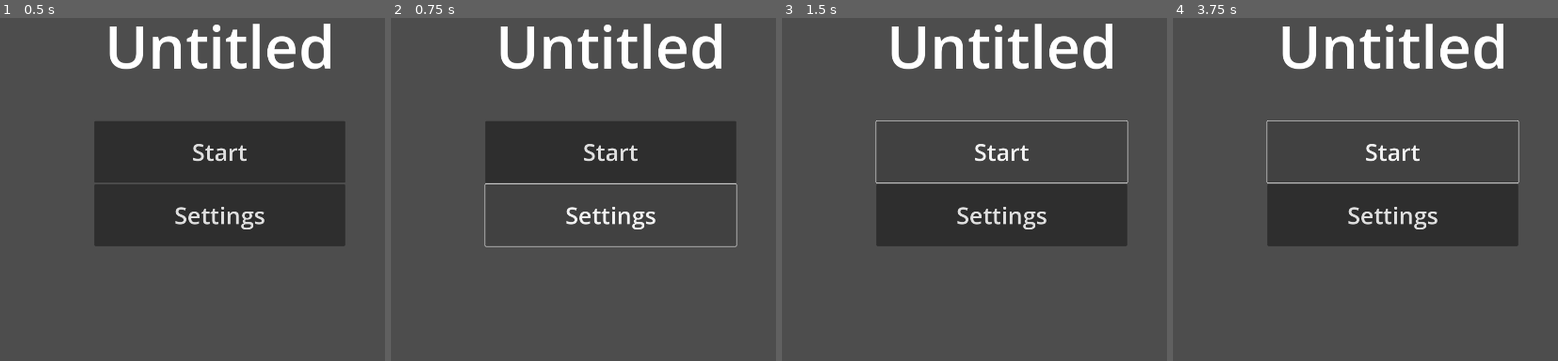
Above: before the commit, frames 1-4 (left to right).
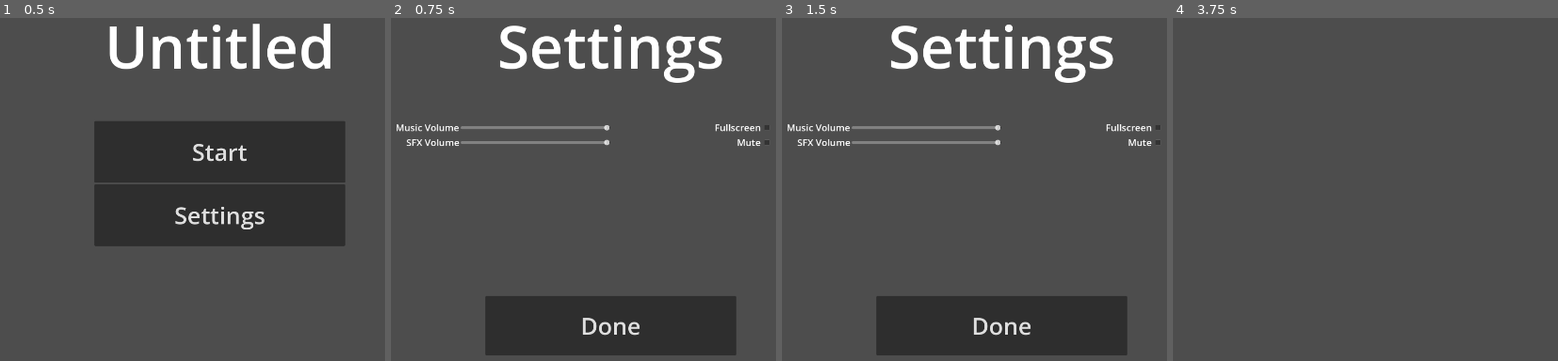
Above: after the commit, the same moments.

Repository: jcheatum/LD56
Game: Godot game, scene res://assets/main/main.tscn
The game is run twice, just before and just after one commit, with the same random seed, the same clock (stepped at 60 frames per second) and the same inputs. Before the commit the project has no main scene; this scene is started directly in both runs.
Inputs (mouse positions are in pixels of both pictures, inside the frame that each line leads up to):
- Up to frame 1 (0.5 s): no input
- Up to frame 2 (0.75 s): click "Settings" at 0.5 s
- Up to frame 3 (1.5 s): click (1001, 151) at 1.25 s, where only the run before the commit has a clickable "Start"
- Up to frame 4 (3.75 s): click (1392, 151) at 2 s, where only the run before the commit has a clickable "Start"; click (1392, 326) at 2.75 s, where only the run after the commit has a clickable "Done"; click "Start" at 3.5 s

Frame 1 is identical in both runs. In frame 2, 28% of the frame differs, in the area x 1-99%, y 1-99%; in frame 3, 29%; in frame 4, 15%.

Commit message:
Wire up settings UI

Diff:
--- /dev/null
+++ b/assets/main/main.gd
@@ -0,0 +1,16 @@
+extends Node2D
+
+
+func _on_main_menu_game_start():
+	$MainMenu.hide()
+	$Game.show()
+
+
+func _on_main_menu_open_settings():
+	$MainMenu.hide()
+	$SettingsMenu.show()
+
+
+func _on_settings_menu_done():
+	$SettingsMenu.hide()
+	$MainMenu.show()
--- a/assets/main/main.tscn
+++ b/assets/main/main.tscn
@@ -1,11 +1,13 @@
-[gd_scene load_steps=5 format=3 uid="uid://btxni68ipnmdx"]
+[gd_scene load_steps=6 format=3 uid="uid://btxni68ipnmdx"]
 
+[ext_resource type="Script" path="res://assets/main/main.gd" id="1_awvlw"]
 [ext_resource type="PackedScene" uid="uid://qpedvr1uwrji" path="res://assets/main_menu/main_menu.tscn" id="1_hi0c4"]
 [ext_resource type="PackedScene" uid="uid://caoqyrbswv48j" path="res://assets/settings_menu/settings_menu.tscn" id="2_rs4ww"]
 [ext_resource type="PackedScene" uid="uid://vxct5up0qat6" path="res://assets/game/game.tscn" id="2_vav7n"]
 [ext_resource type="PackedScene" uid="uid://5strikbrm5oi" path="res://assets/credits/credits.tscn" id="3_puohy"]
 
 [node name="Main" type="Node2D"]
+script = ExtResource("1_awvlw")
 
 [node name="MainMenu" parent="." instance=ExtResource("1_hi0c4")]
 metadata/_edit_lock_ = true
@@ -14,7 +16,13 @@
 visible = false
 
 [node name="Game" parent="." instance=ExtResource("2_vav7n")]
+visible = false
 metadata/_edit_lock_ = true
 
 [node name="Credits" parent="." instance=ExtResource("3_puohy")]
+visible = false
 metadata/_edit_lock_ = true
+
+[connection signal="game_start" from="MainMenu" to="." method="_on_main_menu_game_start"]
+[connection signal="open_settings" from="MainMenu" to="." method="_on_main_menu_open_settings"]
+[connection signal="done" from="SettingsMenu" to="." method="_on_settings_menu_done"]
--- a/assets/main_menu/main_menu.gd
+++ b/assets/main_menu/main_menu.gd
@@ -1,6 +1,7 @@
 extends Control
 
 signal game_start
+signal open_settings
 
 # Called when the node enters the scene tree for the first time.
 func _ready():
@@ -14,3 +15,8 @@
 
 func _on_start_pressed():
 	emit_signal("game_start")
+
+
+func _on_settings_pressed():
+	self.hide()
+	emit_signal("open_settings")
--- a/assets/main_menu/main_menu.tscn
+++ b/assets/main_menu/main_menu.tscn
@@ -45,3 +45,4 @@
 text = "Settings"
 
 [connection signal="pressed" from="ButtonsContainer/Start" to="." method="_on_start_pressed"]
+[connection signal="pressed" from="ButtonsContainer/Settings" to="." method="_on_settings_pressed"]
--- a/assets/settings_menu/settings_menu.gd
+++ b/assets/settings_menu/settings_menu.gd
@@ -1,4 +1,6 @@
 extends Control
+
+signal done
 
 var music_value
 var sfx_value
@@ -22,3 +24,7 @@
 	else:
 		$ColumnsContainer/MusicVolContainer/MusicVolSlider.value = music_value
 		$ColumnsContainer/SfxVolContainer/SfxVolSlider.value = sfx_value
+
+
+func _on_done_button_pressed():
+	emit_signal("done")
--- a/assets/settings_menu/settings_menu.tscn
+++ b/assets/settings_menu/settings_menu.tscn
@@ -31,7 +31,7 @@
 offset_left = 192.0
 offset_top = 384.0
 offset_right = 1728.0
-offset_bottom = 1024.0
+offset_bottom = 832.0
 columns = 2
 
 [node name="MusicVolContainer" type="GridContainer" parent="ColumnsContainer"]
@@ -103,4 +103,14 @@
 layout_mode = 2
 size_flags_horizontal = 3
 
+[node name="DoneButton" type="Button" parent="."]
+layout_mode = 0
+offset_left = 640.0
+offset_top = 832.0
+offset_right = 1280.0
+offset_bottom = 984.0
+theme_override_font_sizes/font_size = 60
+text = "Done"
+
 [connection signal="toggled" from="ColumnsContainer/MuteContainer/MuteCheckBox" to="." method="_on_mute_check_box_toggled"]
+[connection signal="pressed" from="DoneButton" to="." method="_on_done_button_pressed"]
--- a/project.godot
+++ b/project.godot
@@ -11,6 +11,7 @@
 [application]
 
 config/name="Godot-template"
+run/main_scene="res://assets/main/main.tscn"
 config/features=PackedStringArray("4.2", "Forward Plus")
 config/icon="res://icon.svg"
 
